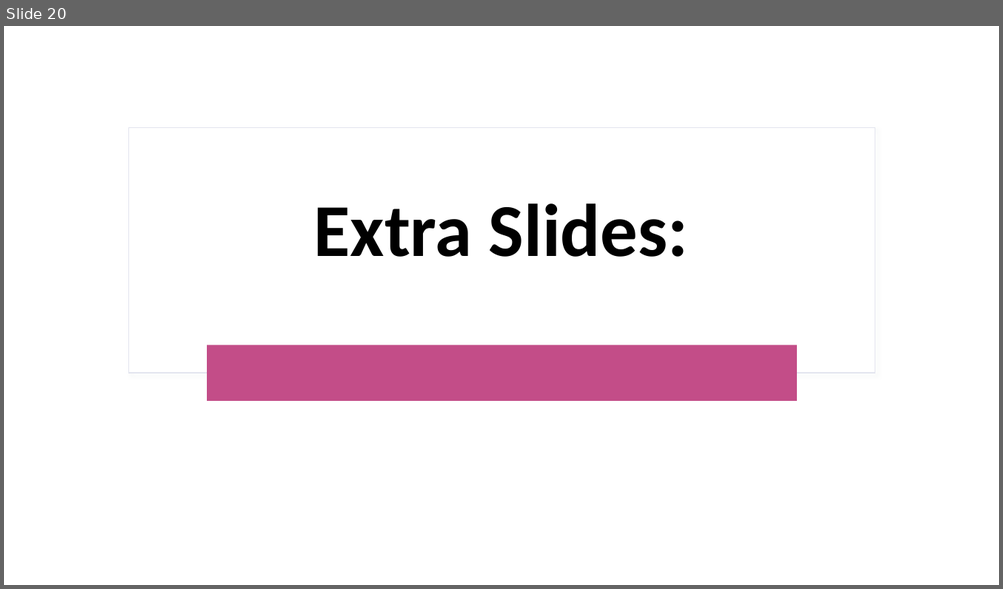
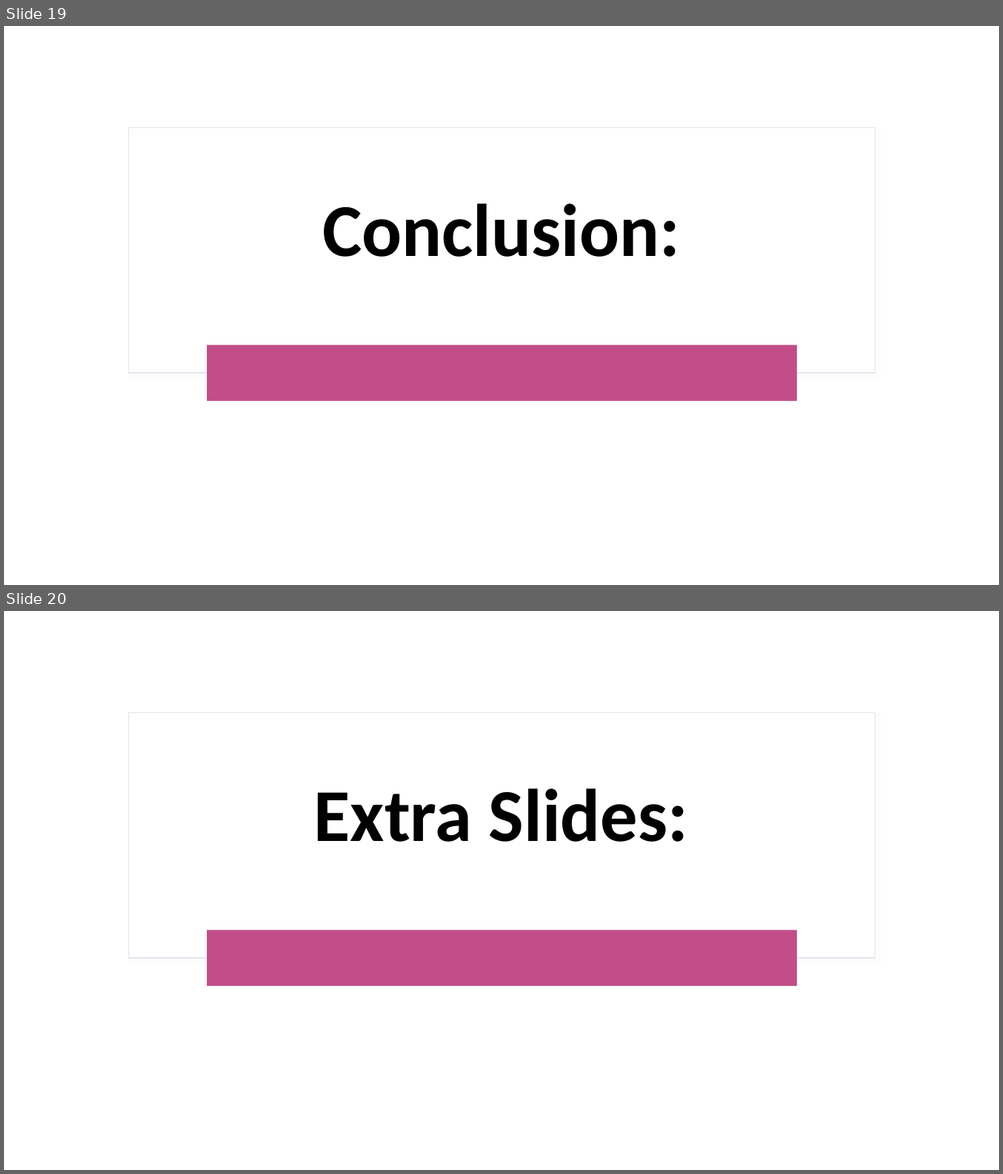
Before and after one commit to kmsekgothe/load-shortfall-regression-predict-api, a slide deck: Team 14 .pptx. Shown one above the other, each under a label of ours: slide 20 before the commit, slides 19 and 20 after it. The pictures are 1003x589 and 1003x1174 pixels, drawn with LibreOffice and Linux fonts; fonts in the diff are those of the drawing. Boxes give left, top, right and bottom in pixels: in the first picture for what was removed or moved away, otherwise in the second. Text is boxed around its words. In the diff, an @@ line names an element or a change of style, - is before the commit and + after.

```diff
--- a/Team 14 .pptx
+++ b/Team 14 .pptx
@@ slide 19 added at [4,26,999,585], background #FFFFFF; not listed: 2 template elements that a slide beside it also shows @@
@@ rectangle added at [4,26,999,585], fill #FFFFFF @@
@@ rectangle added at [128,127,875,373], fill #FFFFFF, outline #E3E5EF 1 pt @@
@@ title added at [322,204,680,257], 72 pt, text #000000, bold @@
+Conclusion:
@@ rounded rectangle added at [207,346,797,401], fill #C34D88 @@
```
Also in this commit, not shown: 18 slides changed, 1 other slide added, 2 slides removed.
